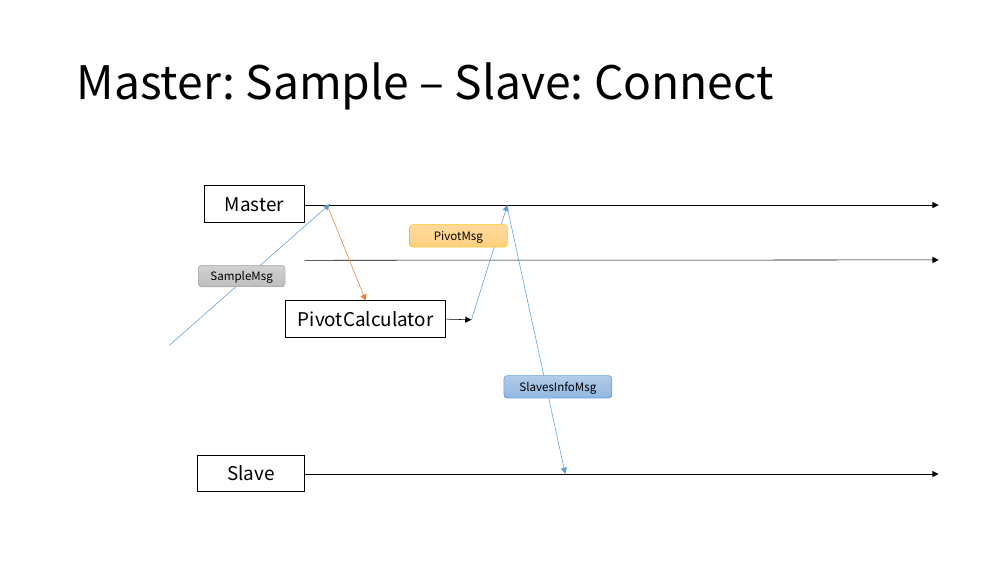
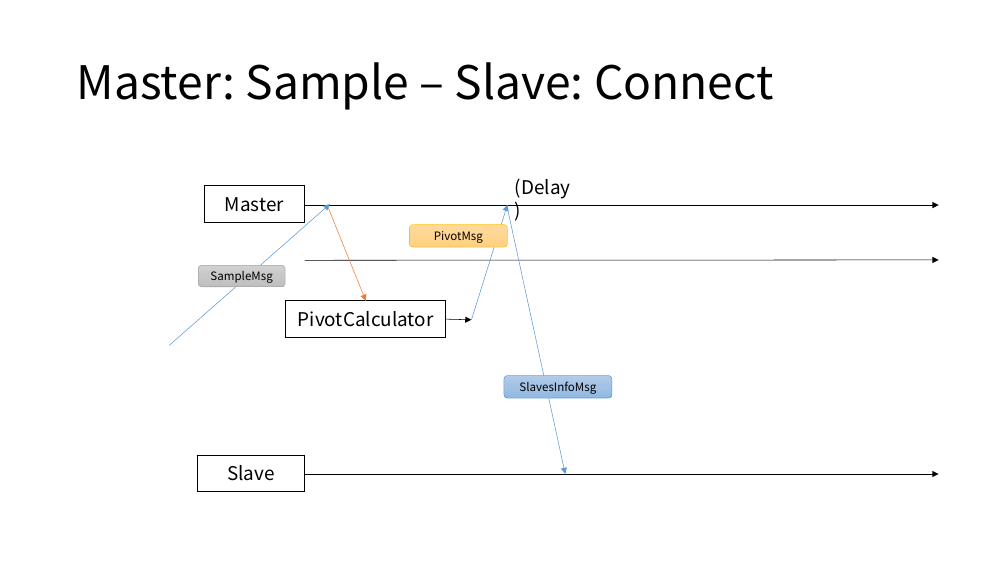
Before and after one commit to Eyebrowmoon/CS490, a slide deck: slide 24 of project.pptx (slide 23 before the commit). Drawn at 1008x567 pixels with LibreOffice and Linux fonts; fonts in the diff are those of the drawing. Boxes give left, top, right and bottom in pixels: in the first picture for what was removed or moved away, otherwise in the second. Text is boxed around its words. In the diff, an @@ line names an element or a change of style, - is before the commit and + after.

```diff
--- a/project.pptx
+++ b/project.pptx
@@ text added at (515,178,571,199), 18 pt, text #000000 @@
+(Delay)
```
Also in this commit, not shown: 6 other slides changed, 1 slide added, 2 slides removed, 11 other files.
